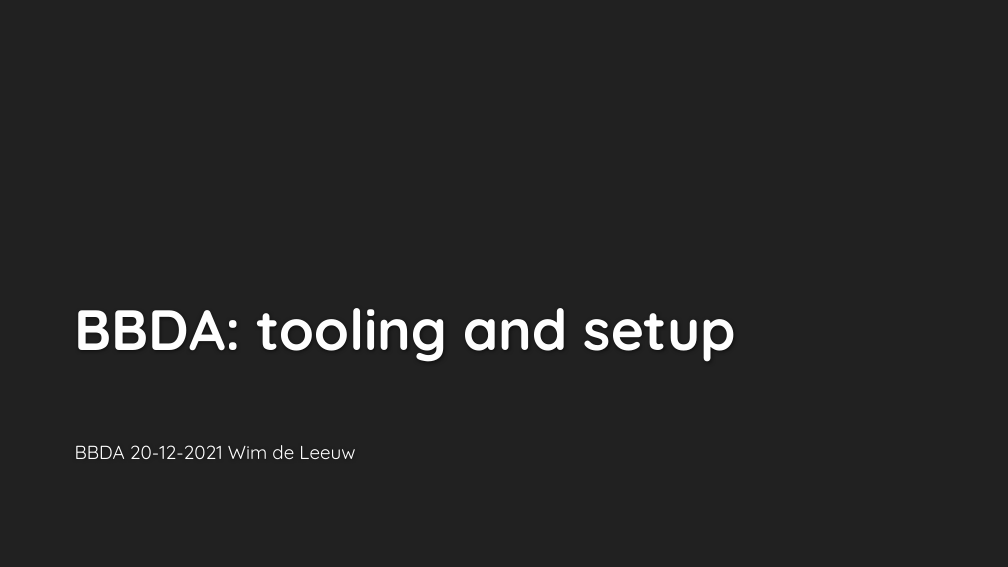
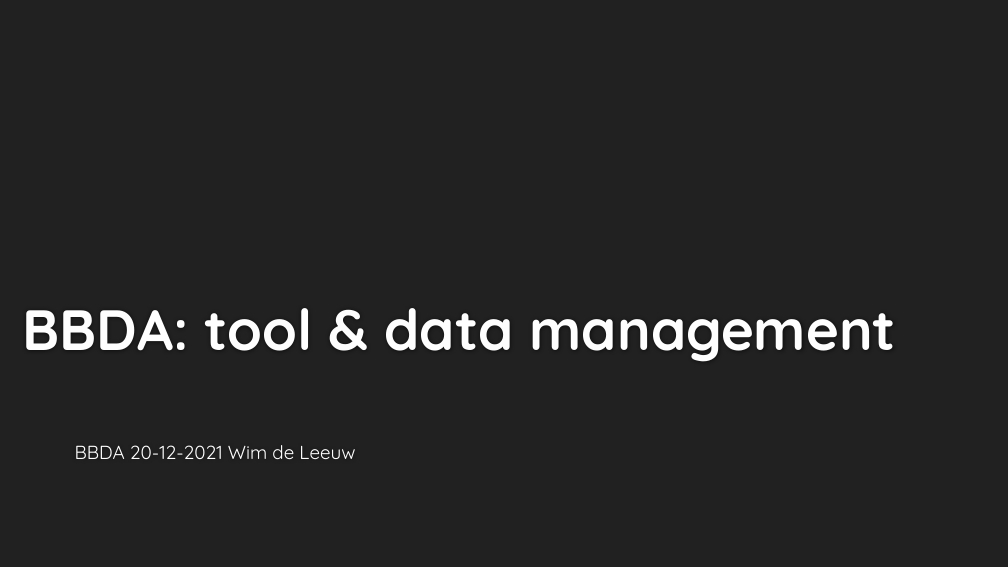
Before and after one commit to wdeleeuw/BBDA_git_course, a slide deck: slide 1 of GitConda.pptx. Drawn at 1008x567 pixels with LibreOffice and Linux fonts; fonts in the diff are those of the drawing; background and template pictures are left out. Boxes give left, top, right and bottom in pixels: in the first picture for what was removed or moved away, otherwise in the second. Text is boxed around its words. In the diff, an @@ line names an element or a change of style, - is before the commit and + after.

```diff
--- a/GitConda.pptx
+++ b/GitConda.pptx
@@ title at [23, 308, 897, 362]: text changed @@
-BBDA: tooling and setup
+BBDA: tool & data management
```
Also in this commit, not shown: 4 other slides changed, 2 slides added, 5 slides removed, 2 other files.
